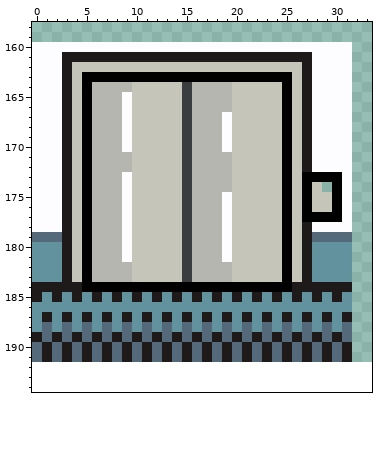
A pixel-art file gets an edit: levels/office/assets/Office.aseprite. Above, as it was before the edit.
240x192 pixels, 1 frame. Colours within 5 levels of each other are drawn and written as one. Shown: x 0..33, y 158..194. The old version is drawn lined up with the new one, on the new canvas. The commit also changed other parts of the picture, which this record leaves out.
Once edited:
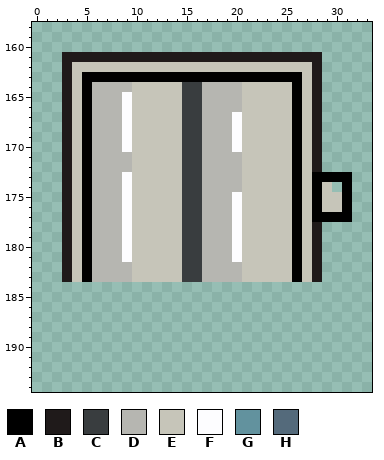
Palette (. is transparent): A #000000  B #1f1a1a  C #393d3f  D #b6b6b1  E #c6c5b9  F #fdfdff  G #62929e  H #546a7b
From old to new:
canvas 240x192 -> 240x256
y 160: x 0..31 FFFFFFFFFFFFFFFFFFFFFFFFFFFFFFFF -> ................................
y 161: x 0..2 FFF -> ...; x 28..31 FFFF -> B...
y 162: x 0..2 FFF -> ...; x 27..31 BFFFF -> EB...
y 163: x 0..2 FFF -> ...; x 26..31 EBFFFF -> AEB...
y 164..166: x 0..2 FFF -> ...; x 16 D -> C; x 20 E -> D; x 25..31 AEBFFFF -> EAEB...
y 167..170: x 0..2 FFF -> ...; x 16 D -> C; x 19..20 FE -> DF; x 25..31 AEBFFFF -> EAEB...
y 171..172: x 0..2 FFF -> ...; x 16 D -> C; x 20 E -> D; x 25..31 AEBFFFF -> EAEB...
y 173: x 0..2 FFF -> ...; x 16 D -> C; x 20 E -> D; x 25..27 AEA -> EAE; x 31 F -> A
y 174: x 0..2 FFF -> ...; x 16 D -> C; x 20 E -> D; x 25..31 AEAE.AF -> EAEAE.A
y 175..176: x 0..2 FFF -> ...; x 16 D -> C; x 19..20 FE -> DF; x 25..28 AEAE -> EAEA; x 30..31 AF -> EA
y 177: x 0..2 FFF -> ...; x 16 D -> C; x 19..20 FE -> DF; x 25..27 AEA -> EAE; x 31 F -> A
y 178: x 0..2 FFF -> ...; x 16 D -> C; x 19..20 FE -> DF; x 25..31 AEBFFFF -> EAEB...
y 179: x 0..2 HHH -> ...; x 16 D -> C; x 19..20 FE -> DF; x 25..31 AEBHHHH -> EAEB...
y 180..181: x 0..2 GGG -> ...; x 16 D -> C; x 19..20 FE -> DF; x 25..31 AEBGGGG -> EAEB...
y 182..183: x 0..2 GGG -> ...; x 16 D -> C; x 20 E -> D; x 25..31 AEBGGGG -> EAEB...
y 184: x 0..31 BBBBBAAAAAAAAAAAAAAAAAAAAABBBBBB -> ................................
y 185: x 0..31 BGBGBGBGBGBGBGBGBGBGBGBGBGBGBGBG -> ................................
y 186: x 0..31 GGGGGGGGGGGGGGGGGGGGGGGGGGGGGGGG -> ................................
y 187: x 0..31 GBGBGBGBGBGBGBGBGBGBGBGBGBGBGBGB -> ................................
y 188: x 0..31 GHGHGHGHGHGHGHGHGHGHGHGHGHGHGHGH -> ................................
y 189: x 0..31 BHBHBHBHBHBHBHBHBHBHBHBHBHBHBHBH -> ................................
y 190..191: x 0..31 HBHBHBHBHBHBHBHBHBHBHBHBHBHBHBHB -> ................................
Where, in picture pixels (left, top, right, bottom), the same in both pictures:
changed: (32, 42, 352, 362)
